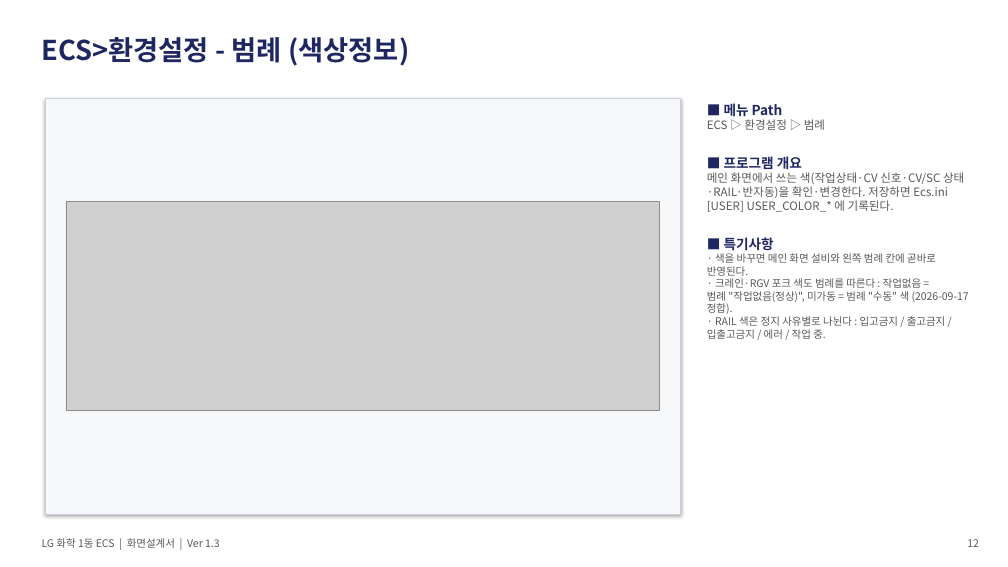
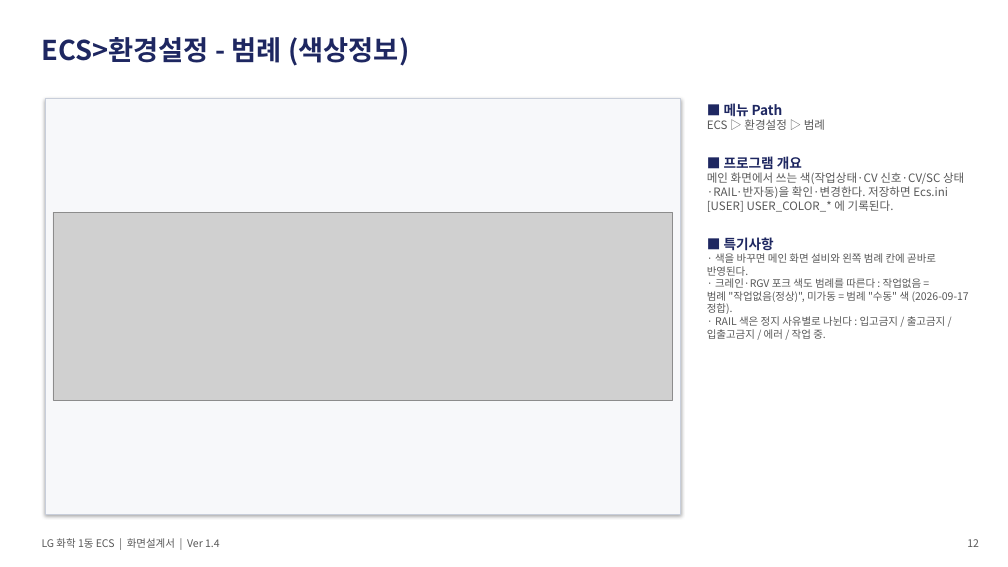
Before and after one commit to yeorijby-coder/LGLS_ALL, a slide deck: slide 12 of docs/산출물_20260927/06_ECS_화면설계서.pptx. Drawn at 1008x567 pixels with LibreOffice and Linux fonts; fonts in the diff are those of the drawing; grey boxes stand for pictures. Boxes give left, top, right and bottom in pixels: in the first picture for what was removed or moved away, otherwise in the second. Text is boxed around its words. In the diff, an @@ line names an element or a change of style, - is before the commit and + after.

```diff
--- a/docs/산출물_20260927/06_ECS_화면설계서.pptx
+++ b/docs/산출물_20260927/06_ECS_화면설계서.pptx
@@ picture: place and size @@
-picture at box(66, 201, 659, 411)
+picture at box(53, 212, 673, 401)
@@ text at box(42, 538, 220, 548): text changed @@
-LG 화학 1동 ECS | 화면설계서 | Ver 1.3
+LG 화학 1동 ECS | 화면설계서 | Ver 1.4
```
Also in this commit, not shown: 26 other slides changed, 6 slides removed, 31 other files.
